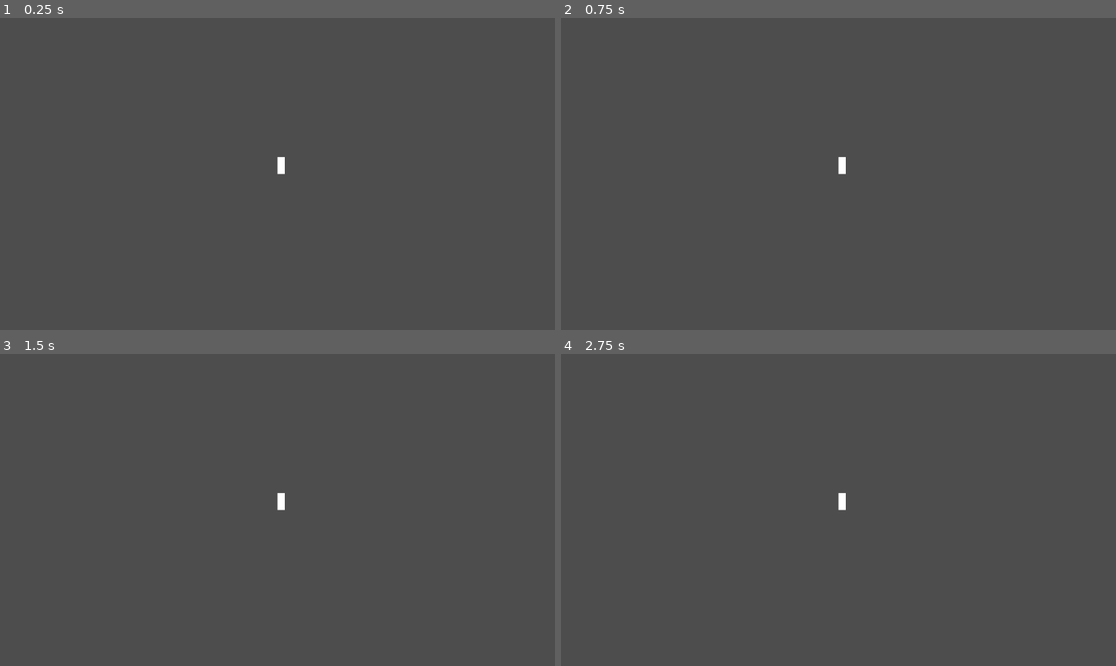
Above: before the commit, frames 1-4 (two rows, left to right).
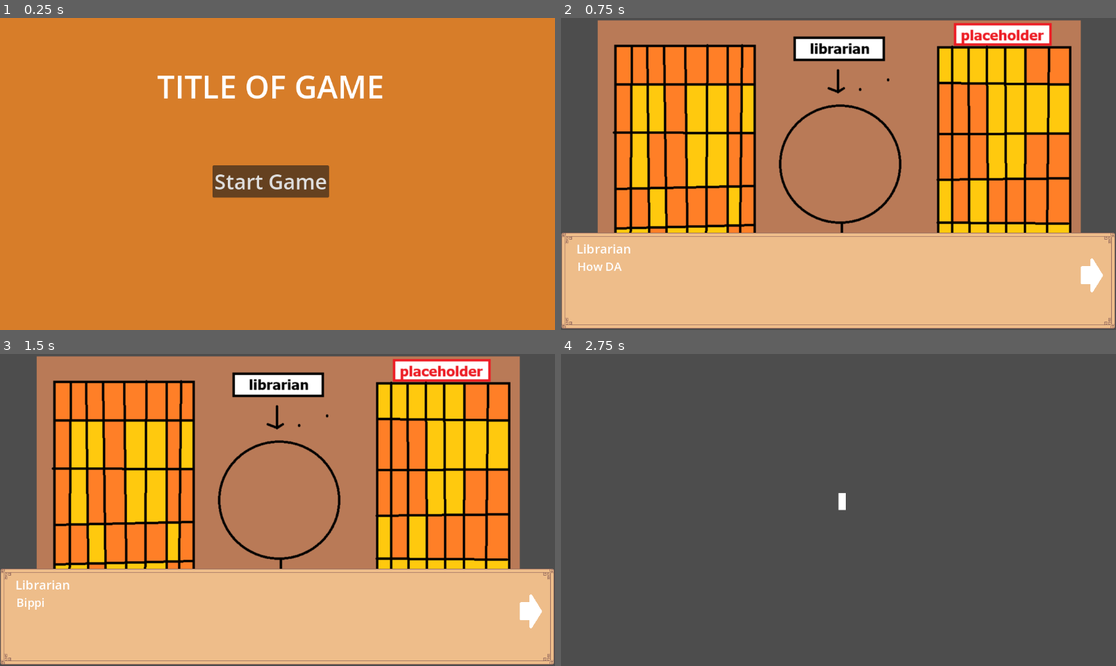
Above: after the commit, the same moments.

Repository: andrea14polanco/brackeys-killer-m-creations
Game: Godot game, scene res://scenes/mainmenu/main_menu.tscn
Two runs of this game, one before a commit and one after it. Both use one fixed random seed, a clock stepped at 60 frames per second and the inputs below. Before the commit the project starts from res://prototypes/world/world_rotation_test.tscn.
Inputs (mouse positions are in pixels of both pictures, inside the frame that each line leads up to):
- Up to frame 1 (0.25 s): no input
- Up to frame 2 (0.75 s): click (832, 180) at 0.5 s, where only the run after the commit has a clickable "Start Game"
- Up to frame 3 (1.5 s): click (532, 609) at 1.27 s
- Up to frame 4 (2.75 s): click (1093, 609) at 2.02 s

The runs differ from the first frame. In frame 1, 100% of the frame differs, in the area x 0-100%, y 0-100%; in frame 2, 90%; in frame 3, 90%; in frame 4, nothing differs.

Commit message:
update to main

Diff:
--- a/project.godot
+++ b/project.godot
@@ -11,7 +11,7 @@
 [application]
 
 config/name="BrackeysJam"
-run/main_scene="uid://cvyyvlb4xctl6"
+run/main_scene="uid://bi55f8u5kpc1l"
 config/features=PackedStringArray("4.6", "GL Compatibility")
 config/icon="res://icon.svg"
 
--- /dev/null
+++ b/scenes/cutscenes/intro_cut_scene.gd
@@ -0,0 +1,8 @@
+extends Control
+
+func _ready() -> void:
+	$Text_Panel._panel_chat("Librarian",
+	["How DARE you RUIN my library!","Bippity boppity boop! Now you go into a book."]
+	,"next_scene"
+	,"res://prototypes/world/world_rotation_test.tscn"
+	)
--- /dev/null
+++ b/scenes/cutscenes/intro_cut_scene.tscn
@@ -0,0 +1,23 @@
+[gd_scene format=3 uid="uid://categ7jywyy4n"]
+
+[ext_resource type="Script" uid="uid://bc6w0sai26heq" path="res://scenes/cutscenes/intro_cut_scene.gd" id="1_4ckvm"]
+[ext_resource type="Texture2D" uid="uid://dxq6roxqb81ey" path="res://assets/backgrounds/intro_background.png" id="1_c4ryo"]
+[ext_resource type="PackedScene" uid="uid://byy8chrg0m4ho" path="res://scenes/cutscenes/text_panel.tscn" id="3_cxay5"]
+
+[node name="Intro_cut_scene" type="Control" unique_id=630923112]
+layout_mode = 3
+anchors_preset = 15
+anchor_right = 1.0
+anchor_bottom = 1.0
+grow_horizontal = 2
+grow_vertical = 2
+script = ExtResource("1_4ckvm")
+
+[node name="IntroBackground" type="Sprite2D" parent="." unique_id=318698596]
+position = Vector2(578, 320)
+texture = ExtResource("1_c4ryo")
+
+[node name="Text_Panel" parent="." unique_id=1245832575 instance=ExtResource("3_cxay5")]
+layout_mode = 1
+offset_top = -2.0
+offset_bottom = -2.0
--- /dev/null
+++ b/scenes/cutscenes/text_label.gd
@@ -0,0 +1,28 @@
+extends Label
+
+@export var full_text: String = ""
+@export var char_delay: float = 0.03  # seconds per character
+
+signal typing_finished
+
+var typing := false
+var stop_typing := false
+
+func type_text() -> void:
+	# If something is already typing, stop it
+	if typing:
+		stop_typing = true
+		await typing_finished  # custom signal (below)
+		#
+	typing = true
+	stop_typing = false
+	text = ""
+	#
+	for i in full_text.length():
+		if stop_typing:
+			break  # exit the loop immediately
+		text = full_text.substr(0, i + 1)
+		await get_tree().create_timer(char_delay).timeout
+		#
+	typing = false
+	emit_signal("typing_finished")
--- /dev/null
+++ b/scenes/cutscenes/text_panel.gd
@@ -0,0 +1,35 @@
+extends Control
+
+@onready var current_array: = []
+@onready var array_count: = 0
+@onready var text_count: = 0
+@onready var option: = "none"
+@onready var final_action: = "none"
+@onready var name_var: = "none"
+
+#func_option
+#################
+#this if for what you want the next button to do at the end.
+################
+#  - "next_scene"
+
+func _panel_chat(func_name, func_array, func_option, func_end) -> void:
+	current_array = func_array
+	array_count = func_array.size()
+	option = func_option
+	name_var = func_name
+	final_action = func_end
+	if text_count == array_count:
+		return
+	$bg_Panel.show()
+	$bg_Panel/name_label.text = name_var
+	$bg_Panel/text_label.full_text = func_array[text_count]
+	$bg_Panel/text_label.type_text()
+
+func _on_next_button_pressed() -> void:
+	text_count += 1
+	if text_count < array_count:
+		_panel_chat(name_var, current_array, option, final_action)
+	else:
+		if option == "next_scene":
+			get_tree().change_scene_to_file(final_action)
--- /dev/null
+++ b/scenes/cutscenes/text_panel.tscn
@@ -0,0 +1,68 @@
+[gd_scene format=3 uid="uid://byy8chrg0m4ho"]
+
+[ext_resource type="Texture2D" uid="uid://dwok4c4sr52th" path="res://assets/ui/tables/2.png" id="1_ut4mo"]
+[ext_resource type="Script" uid="uid://b77lu7823siia" path="res://scenes/cutscenes/text_panel.gd" id="1_vt0ad"]
+[ext_resource type="Script" uid="uid://t63u84uufydm" path="res://scenes/cutscenes/text_label.gd" id="2_mxbvo"]
+[ext_resource type="Texture2D" uid="uid://kxqtc7opk17g" path="res://assets/ui/icons/text_next_button.png" id="3_vt0ad"]
+
+[sub_resource type="StyleBoxTexture" id="StyleBoxTexture_27kh3"]
+texture = ExtResource("1_ut4mo")
+texture_margin_left = 30.0
+texture_margin_top = 30.0
+texture_margin_right = 30.0
+texture_margin_bottom = 30.0
+
+[node name="Text_Panel" type="Control" unique_id=1245832575]
+layout_mode = 3
+anchors_preset = 15
+anchor_right = 1.0
+anchor_bottom = 1.0
+grow_horizontal = 2
+grow_vertical = 2
+script = ExtResource("1_vt0ad")
+
+[node name="bg_Panel" type="Panel" parent="." unique_id=1353678976]
+visible = false
+layout_mode = 1
+anchors_preset = 12
+anchor_top = 1.0
+anchor_right = 1.0
+anchor_bottom = 1.0
+offset_top = -202.0
+grow_horizontal = 2
+grow_vertical = 0
+theme_override_styles/panel = SubResource("StyleBoxTexture_27kh3")
+
+[node name="name_label" type="Label" parent="bg_Panel" unique_id=1844072274]
+layout_mode = 1
+anchors_preset = -1
+anchor_left = 0.002
+anchor_top = 0.017
+anchor_right = 0.002
+anchor_bottom = 0.017
+offset_left = 29.696
+offset_top = 13.94
+offset_right = 173.696
+offset_bottom = 36.94
+theme_override_font_sizes/font_size = 26
+text = "CHARACTERNAME"
+
+[node name="text_label" type="Label" parent="bg_Panel" unique_id=2140155533]
+layout_mode = 0
+offset_left = 34.0
+offset_top = 55.0
+offset_right = 1087.0
+offset_bottom = 157.0
+theme_override_font_sizes/font_size = 24
+text = "TEXT GOES HERE "
+script = ExtResource("2_mxbvo")
+
+[node name="next_button" type="TextureButton" parent="bg_Panel" unique_id=889574382]
+layout_mode = 0
+offset_left = 1070.0
+offset_top = 48.0
+offset_right = 1133.0
+offset_bottom = 132.0
+texture_normal = ExtResource("3_vt0ad")
+
+[connection signal="pressed" from="bg_Panel/next_button" to="." method="_on_next_button_pressed"]
--- /dev/null
+++ b/scenes/mainmenu/main_menu.gd
@@ -0,0 +1,4 @@
+extends Control
+
+func _on_start_game_button_pressed() -> void:
+	get_tree().change_scene_to_file("res://scenes/cutscenes/intro_cut_scene.tscn")
--- /dev/null
+++ b/scenes/mainmenu/main_menu.tscn
@@ -0,0 +1,40 @@
+[gd_scene format=3 uid="uid://bi55f8u5kpc1l"]
+
+[ext_resource type="Script" uid="uid://cxf7b2mrfisou" path="res://scenes/mainmenu/main_menu.gd" id="1_ysd44"]
+
+[node name="main_menu" type="Control" unique_id=143165144]
+layout_mode = 3
+anchors_preset = 15
+anchor_right = 1.0
+anchor_bottom = 1.0
+grow_horizontal = 2
+grow_vertical = 2
+script = ExtResource("1_ysd44")
+
+[node name="ColorRect" type="ColorRect" parent="." unique_id=642907594]
+layout_mode = 0
+offset_left = -4.0
+offset_top = -3.0
+offset_right = 1157.0
+offset_bottom = 652.0
+color = Color(0.8420037, 0.4890275, 0.1615192, 1)
+
+[node name="Label" type="Label" parent="." unique_id=1276150970]
+layout_mode = 0
+offset_left = 326.0
+offset_top = 97.0
+offset_right = 797.0
+offset_bottom = 187.0
+theme_override_font_sizes/font_size = 65
+text = "TITLE OF GAME"
+
+[node name="Start_Game_button" type="Button" parent="." unique_id=472672011]
+layout_mode = 0
+offset_left = 441.0
+offset_top = 306.0
+offset_right = 683.0
+offset_bottom = 373.0
+theme_override_font_sizes/font_size = 43
+text = "Start Game"
+
+[connection signal="pressed" from="Start_Game_button" to="." method="_on_start_game_button_pressed"]
Binary file added: assets/backgrounds/intro_background.png
Not shown, added: assets/backgrounds/intro_background.png.import
Not shown, added: assets/overlays/br_book_1.png.import
Not shown, added: assets/overlays/br_book_2.png.import
Not shown, added: assets/overlays/br_book_3.png.import
Not shown, added: assets/overlays/br_book_4.png.import
Not shown, added: assets/overlays/br_book_5.png.import
Binary file added: assets/overlays/titanic-silhouette.png
Not shown, added: assets/overlays/titanic-silhouette.png.import
Binary file added: assets/sprites/player_placeholder.png
Not shown, added: assets/sprites/player_placeholder.png.import
Binary file added: assets/ui/bars/1.png
(and 157 more such lines)
